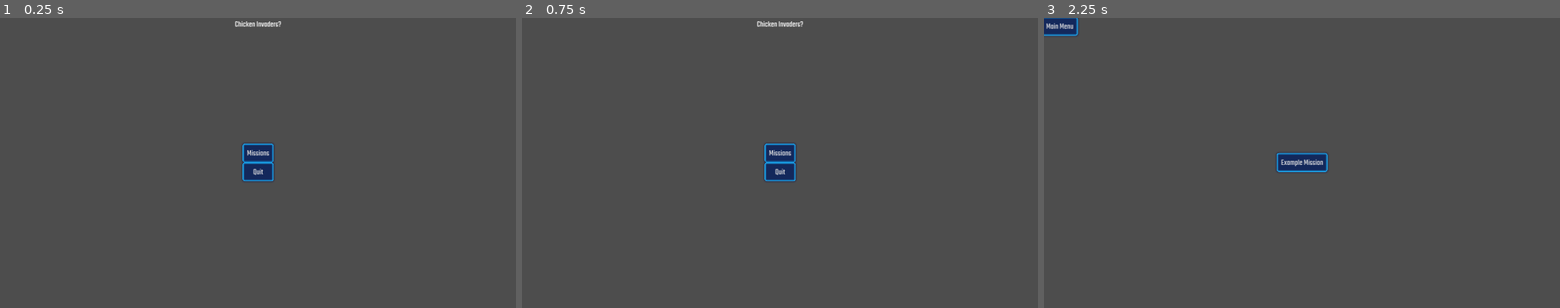
Above: before the commit, frames 1-3 (left to right).
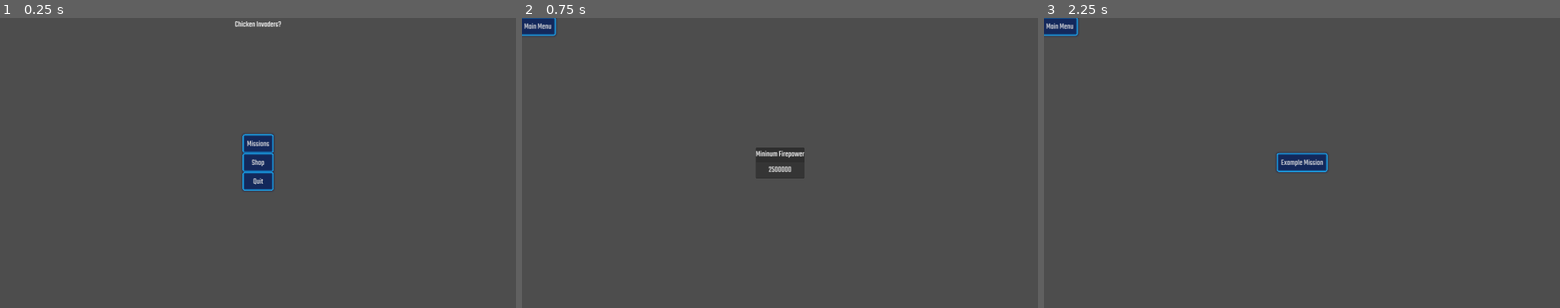
Above: after the commit, the same moments.

Repository: veprogames/numbercluck
Game: Godot game, scene res://src/main_menu/main_menu.tscn
Two runs of this game, one before a commit and one after it. Both use one fixed random seed, a clock stepped at 60 frames per second and the inputs below.
Inputs (mouse positions are in pixels of both pictures, inside the frame that each line leads up to):
- Up to frame 1 (0.25 s): no input
- Up to frame 2 (0.75 s): click (780, 163) at 0.5 s, where only the run after the commit has a clickable "Shop"
- Up to frame 3 (2.25 s): click (1059, 26) at 1.25 s, where only the run after the commit has a clickable "Main Menu"; click "Missions" at 2 s

The runs differ from the first frame. In frame 1, 0.7% of the frame differs, in the area x 47-53%, y 40-60%; in frame 2, 1.5%, in the area x 0-55%, y 0-57%; in frame 3, nothing differs.

Commit message:
upgrade UI

Diff:
--- a/src/main_menu/main_menu.gd
+++ b/src/main_menu/main_menu.gd
@@ -1,5 +1,9 @@
 class_name MainMenu
 extends Node2D
+
+
+func _ready() -> void:
+	Game.saved_score = 1e8
 
 
 func _on_button_missions_pressed() -> void:
@@ -8,3 +12,7 @@
 
 func _on_button_quit_pressed() -> void:
 	get_tree().quit()
+
+
+func _on_button_shop_pressed() -> void:
+	get_tree().change_scene_to_file("res://src/shop_menu/shop_menu.tscn")
--- a/src/main_menu/main_menu.tscn
+++ b/src/main_menu/main_menu.tscn
@@ -34,9 +34,14 @@
 layout_mode = 2
 text = "Missions"
 
+[node name="ButtonShop" type="Button" parent="CanvasLayer/VBoxContainer"]
+layout_mode = 2
+text = "Shop"
+
 [node name="ButtonQuit" type="Button" parent="CanvasLayer/VBoxContainer"]
 layout_mode = 2
 text = "Quit"
 
 [connection signal="pressed" from="CanvasLayer/VBoxContainer/ButtonMissions" to="." method="_on_button_missions_pressed"]
+[connection signal="pressed" from="CanvasLayer/VBoxContainer/ButtonShop" to="." method="_on_button_shop_pressed"]
 [connection signal="pressed" from="CanvasLayer/VBoxContainer/ButtonQuit" to="." method="_on_button_quit_pressed"]
--- /dev/null
+++ b/src/shop_menu/shop_menu.gd
@@ -0,0 +1,12 @@
+class_name ShopMenu
+extends Node2D
+
+@onready var upgrade_card: UpgradeCard = $CanvasLayer/UpgradeCard
+
+
+func _ready() -> void:
+	upgrade_card.upgrade = Game.upgrades.min_firepower
+
+
+func _on_button_main_menu_pressed() -> void:
+	get_tree().change_scene_to_file("res://src/main_menu/main_menu.tscn")
--- /dev/null
+++ b/src/shop_menu/shop_menu.tscn
@@ -0,0 +1,29 @@
+[gd_scene load_steps=3 format=3 uid="uid://1ty4ejmxyogj"]
+
+[ext_resource type="Script" path="res://src/shop_menu/shop_menu.gd" id="1_c8stv"]
+[ext_resource type="PackedScene" uid="uid://8v1xjxdn6brq" path="res://src/ui/upgrade_card.tscn" id="2_wdcmq"]
+
+[node name="ShopMenu" type="Node2D"]
+script = ExtResource("1_c8stv")
+
+[node name="CanvasLayer" type="CanvasLayer" parent="."]
+
+[node name="ButtonMainMenu" type="Button" parent="CanvasLayer"]
+offset_right = 16.0
+offset_bottom = 16.0
+text = "Main Menu"
+
+[node name="UpgradeCard" parent="CanvasLayer" instance=ExtResource("2_wdcmq")]
+anchors_preset = 8
+anchor_left = 0.5
+anchor_top = 0.5
+anchor_right = 0.5
+anchor_bottom = 0.5
+offset_left = -18.5
+offset_top = -57.0
+offset_right = 18.5
+offset_bottom = 57.0
+grow_horizontal = 2
+grow_vertical = 2
+
+[connection signal="pressed" from="CanvasLayer/ButtonMainMenu" to="." method="_on_button_main_menu_pressed"]
--- /dev/null
+++ b/src/ui/upgrade_card.gd
@@ -0,0 +1,23 @@
+class_name UpgradeCard
+extends PanelContainer
+
+@onready var label_title: Label = $VBoxContainer/LabelTitle
+@onready var button_buy: Button = $VBoxContainer/ButtonBuy
+
+var upgrade: Upgrade :
+	set(upg):
+		upgrade = upg
+		update_ui()
+		upgrade.level_changed.connect(func(_lvl: int) -> void:
+			update_ui()
+		)
+
+
+func update_ui() -> void:
+	label_title.text = upgrade.definition.title
+	button_buy.text = str(upgrade.get_price())
+
+
+func _on_button_buy_pressed() -> void:
+	if upgrade:
+		upgrade.buy()
--- /dev/null
+++ b/src/ui/upgrade_card.tscn
@@ -0,0 +1,19 @@
+[gd_scene load_steps=2 format=3 uid="uid://8v1xjxdn6brq"]
+
+[ext_resource type="Script" path="res://src/ui/upgrade_card.gd" id="1_c81pv"]
+
+[node name="UpgradeCard" type="PanelContainer"]
+script = ExtResource("1_c81pv")
+
+[node name="VBoxContainer" type="VBoxContainer" parent="."]
+layout_mode = 2
+
+[node name="LabelTitle" type="Label" parent="VBoxContainer"]
+layout_mode = 2
+text = "title"
+
+[node name="ButtonBuy" type="Button" parent="VBoxContainer"]
+layout_mode = 2
+text = "0"
+
+[connection signal="pressed" from="VBoxContainer/ButtonBuy" to="." method="_on_button_buy_pressed"]
